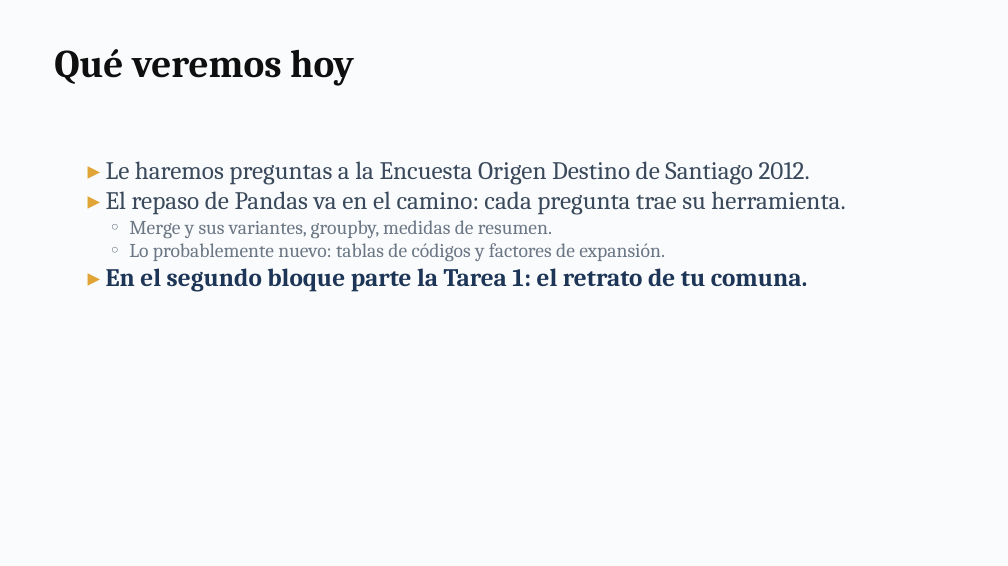
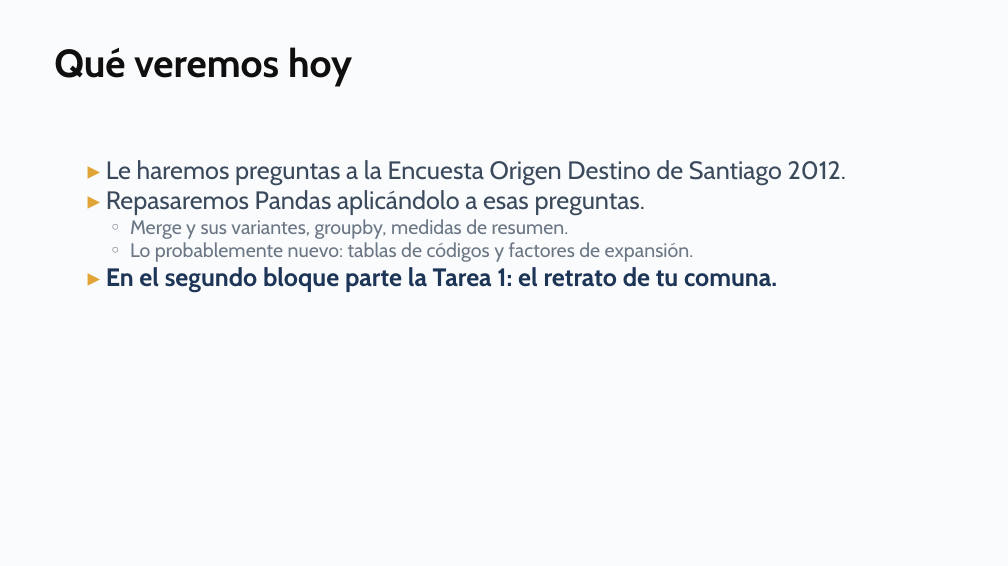
Before and after one commit to daniopitz/cienciadatos, a slide deck: slide 2 of presentaciones/clase02_pandas_eda.pptx. Drawn at 1008x566 pixels with LibreOffice and Linux fonts; fonts in the diff are those of the drawing. Boxes give left, top, right and bottom in pixels: in the first picture for what was removed or moved away, otherwise in the second. Text is boxed around its words. In the diff, an @@ line names an element or a change of style, - is before the commit and + after.

```diff
--- a/presentaciones/clase02_pandas_eda.pptx
+++ b/presentaciones/clase02_pandas_eda.pptx
@@ text "Qué veremos hoy" at box(54, 47, 352, 87): font Cambria to Cabin @@
@@ text at box(106, 160, 846, 292): font Cambria to Cabin in "▸ Le haremos preguntas a la Encuesta ...", "◦ Merge y sus variantes, groupby, medidas ...", "◦ Lo probablemente nuevo: tablas de códigos ...", "▸ En el segundo bloque parte la ..." @@
@@ text at box(106, 190, 645, 215): text changed; font Cambria to Cabin @@
-▸ El repaso de Pandas va en el camino: cada pregunta trae su herramienta.
+▸ Repasaremos Pandas aplicándolo a esas preguntas.
```
Also in this commit, not shown: 22 other slides changed, 3 slides added, 1 slide removed, 3 other files.
